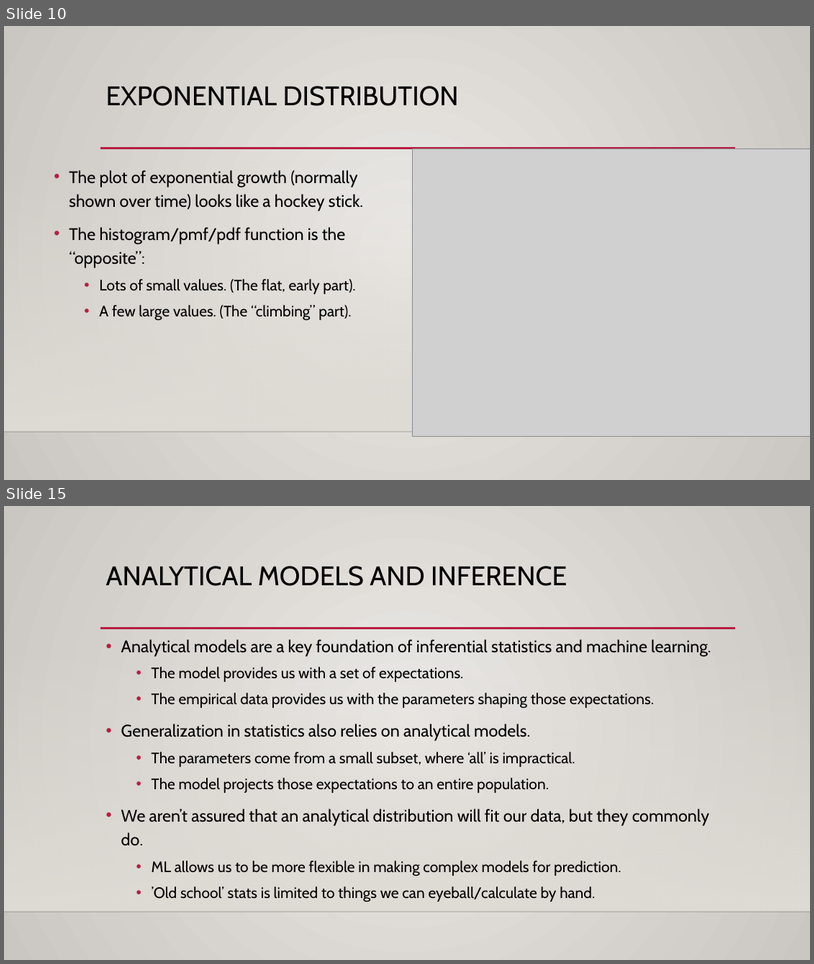
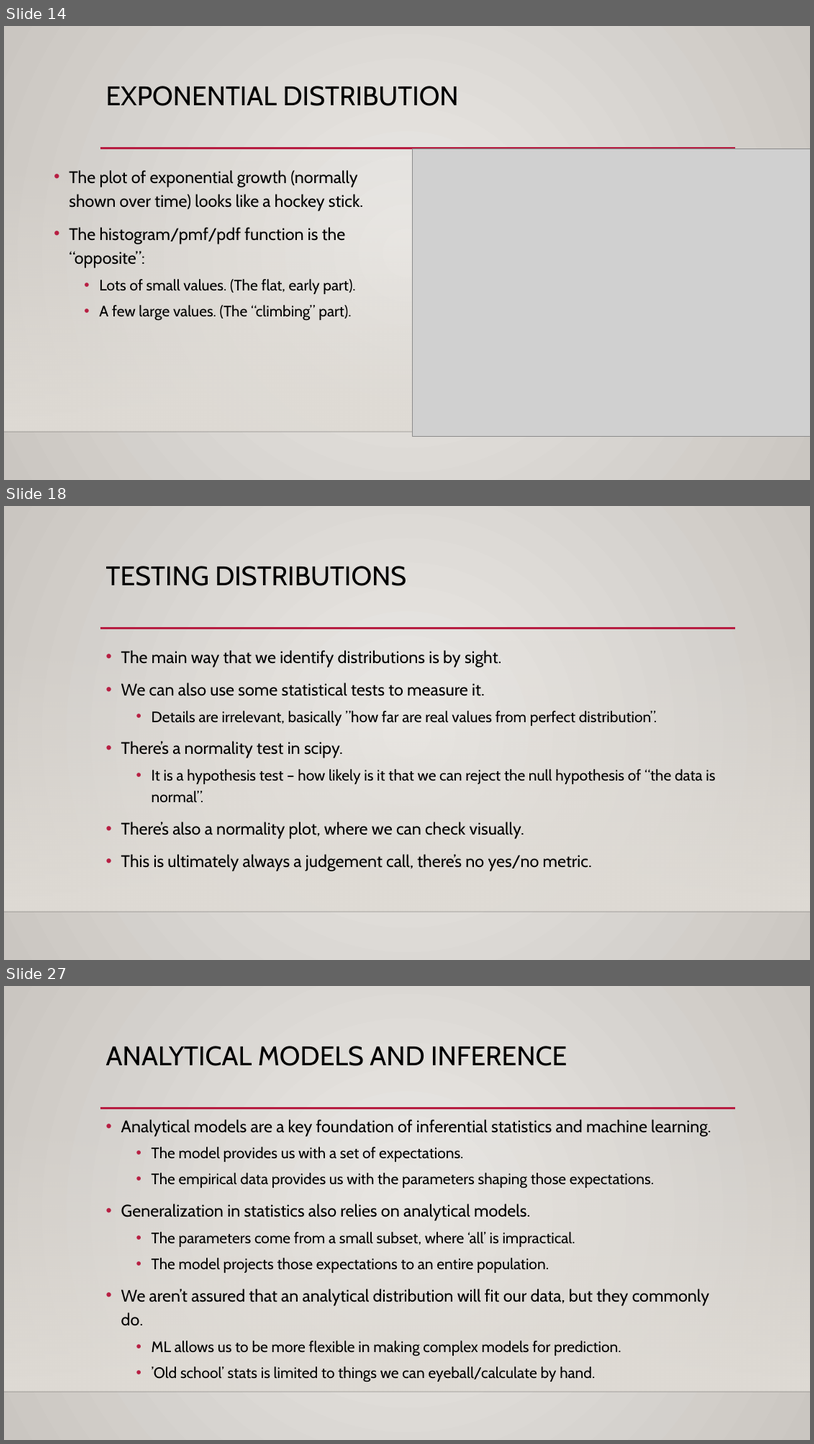
Before and after one commit to SedemSetor/Basic_Stats_in_Python_Student_Repository, a slide deck: reference_material/slides/008_Analytical_Distributions.pptx. Shown one above the other, each under a label of ours: slides 10 and 15 before the commit, slides 14, 18 and 27 after it; the slides between them are not shown. The pictures are 814x964 and 814x1444 pixels, drawn with LibreOffice and Linux fonts; fonts in the diff are those of the drawing; grey boxes stand for pictures; background and template pictures are left out. Boxes give left, top, right and bottom in pixels: in the first picture for what was removed or moved away, otherwise in the second. Text is boxed around its words. In the diff, an @@ line names an element or a change of style, - is before the commit and + after.

```diff
--- a/reference_material/slides/008_Analytical_Distributions.pptx
+++ b/reference_material/slides/008_Analytical_Distributions.pptx
@@ slide 18 added at <box>4,506,810,960</box>, background gradient #ECEAE7 to #CAC7C1; not listed: 3 template elements that a slide beside it also shows @@
@@ title added at <box>106,566,406,586</box>, 32 pt, text #000000 @@
+TESTING DISTRIBUTIONS
@@ text added at <box>121,650,715,871</box>, 20 pt, text #000000 @@
+• The main way that we identify distributions is by sight.
+• We can also use some statistical tests to measure it.
+  • Details are irrelevant, basically ”how far are real values from perfect distribution”.
+• There’s a normality test in scipy.
+  • It is a hypothesis test – how likely is it that we can reject the null hypothesis of “the data is normal”.
+• There’s also a normality plot, where we can check visually.
+• This is ultimately always a judgement call, there’s no yes/no metric.
@@ what was slide 10 is now slide 14 @@
@@ what was slide 15 is now slide 27 @@
```
Also in this commit, not shown: 7 slides changed, 12 other slides added, 6 other files.
